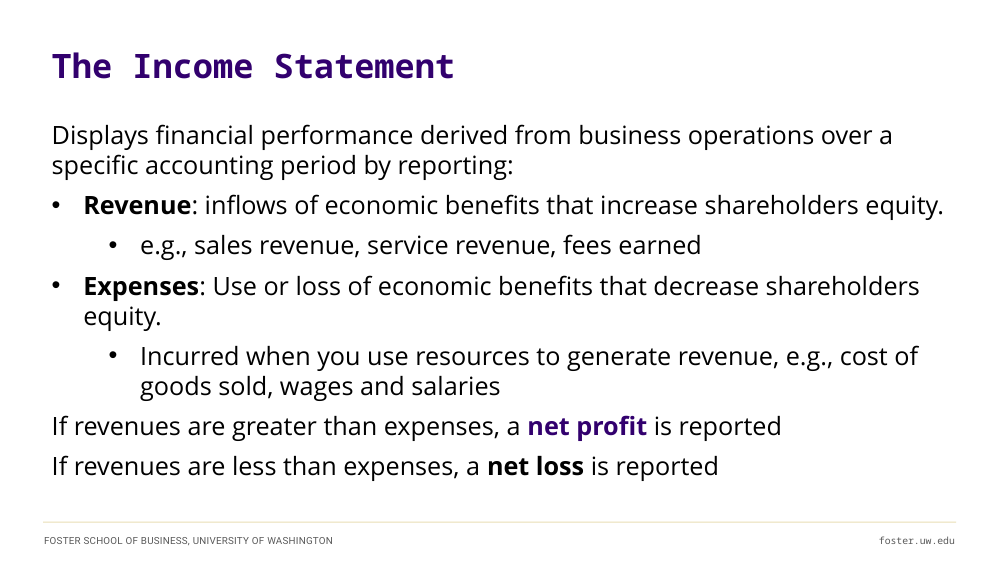
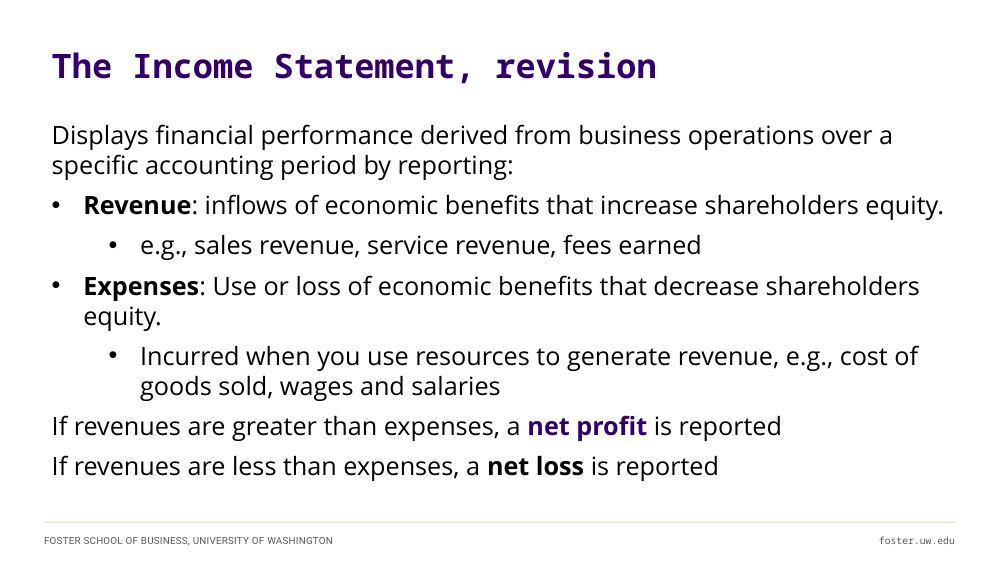
Before and after one commit to ashercurtis/slides.io, a slide deck: slide 28 of BUS AN_500/BUS AN500Class01_2026.pptx (slide 19 before the commit). Drawn at 1008x567 pixels with LibreOffice and Linux fonts; fonts in the diff are those of the drawing. Boxes give left, top, right and bottom in pixels: in the first picture for what was removed or moved away, otherwise in the second. Text is boxed around its words. In the diff, an @@ line names an element or a change of style, - is before the commit and + after.

```diff
--- a/BUS AN_500/BUS AN500Class01_2026.pptx
+++ b/BUS AN_500/BUS AN500Class01_2026.pptx
@@ title at box(52, 52, 656, 84): text changed @@
-The Income Statement
+The Income Statement, revision
```
Also in this commit, not shown: 11 other slides changed, 9 slides added, 3 slides removed, 1 other file.
